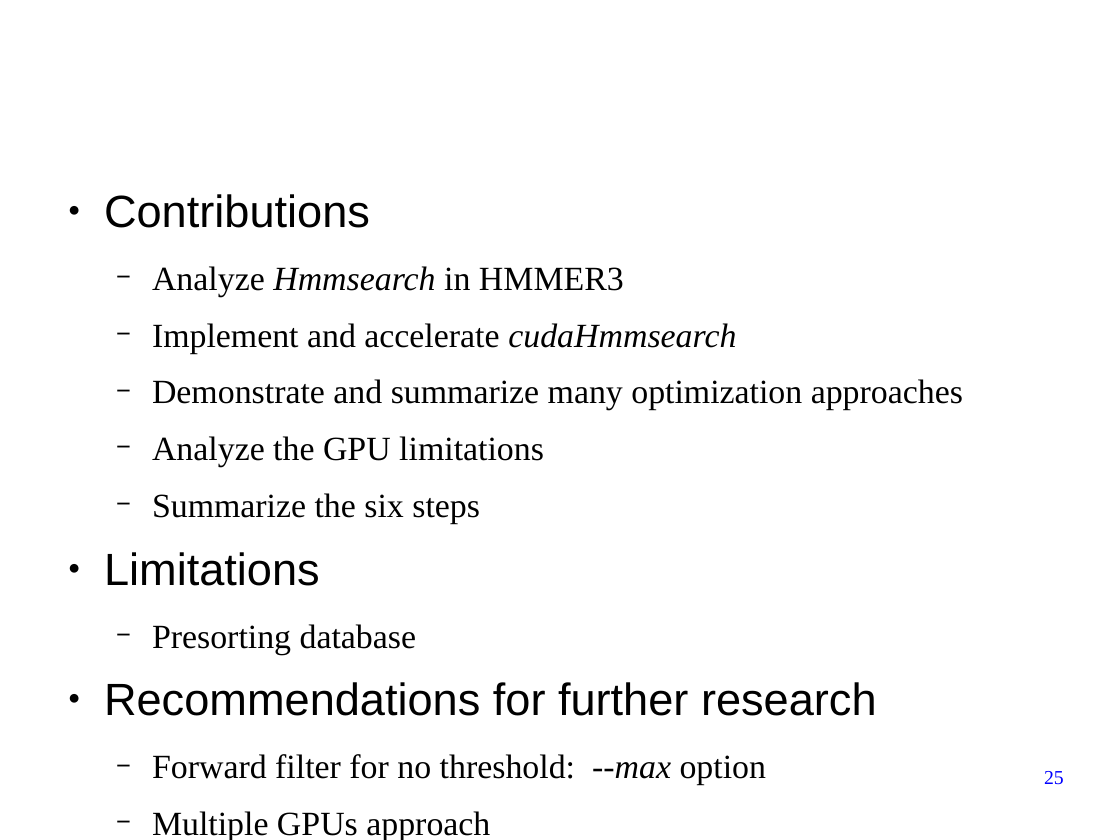
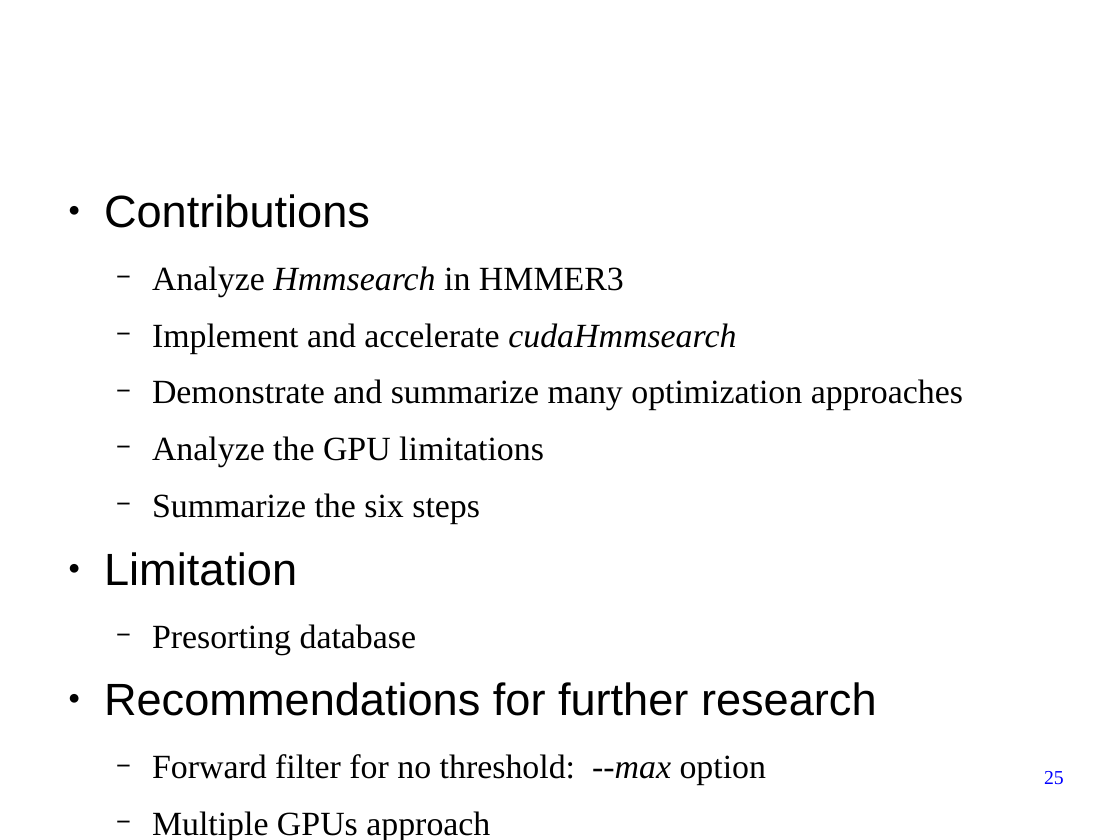
Before and after one commit to forestcheng/cudahmmsearch, a slide deck: slide 25 of thesis/thesisDefense.odp. Drawn at 1120x840 pixels with LibreOffice and Linux fonts; fonts in the diff are those of the drawing; background and template pictures are left out. Boxes give left, top, right and bottom in pixels: in the first picture for what was removed or moved away, otherwise in the second. Text is boxed around its words. In the diff, an @@ line names an element or a change of style, - is before the commit and + after.

```diff
--- a/thesis/thesisDefense.odp
+++ b/thesis/thesisDefense.odp
@@ text at <box>104,552,297,586</box>: text changed @@
-● Limitations
+● Limitation
```
Also in this commit, not shown: 4 other slides changed.
